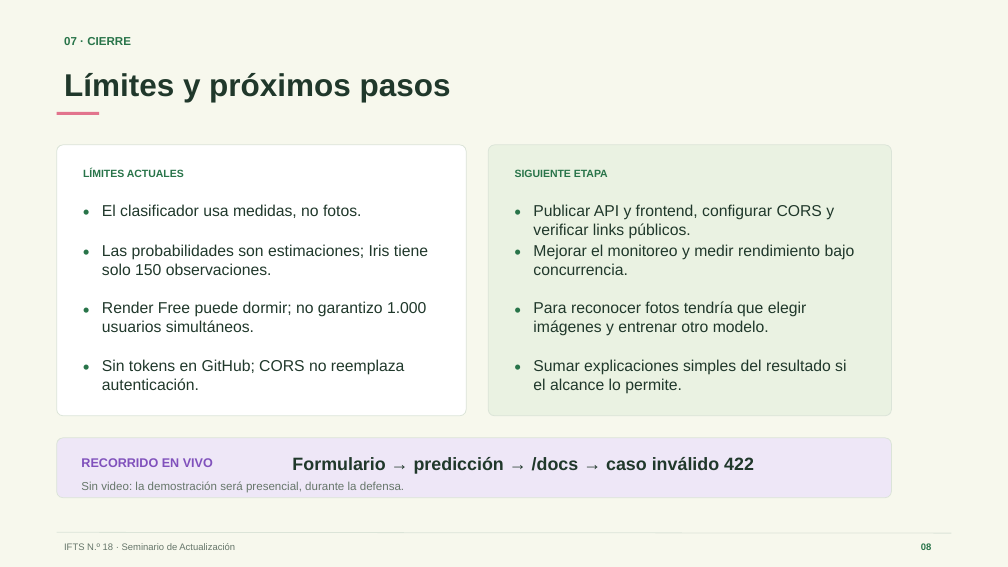
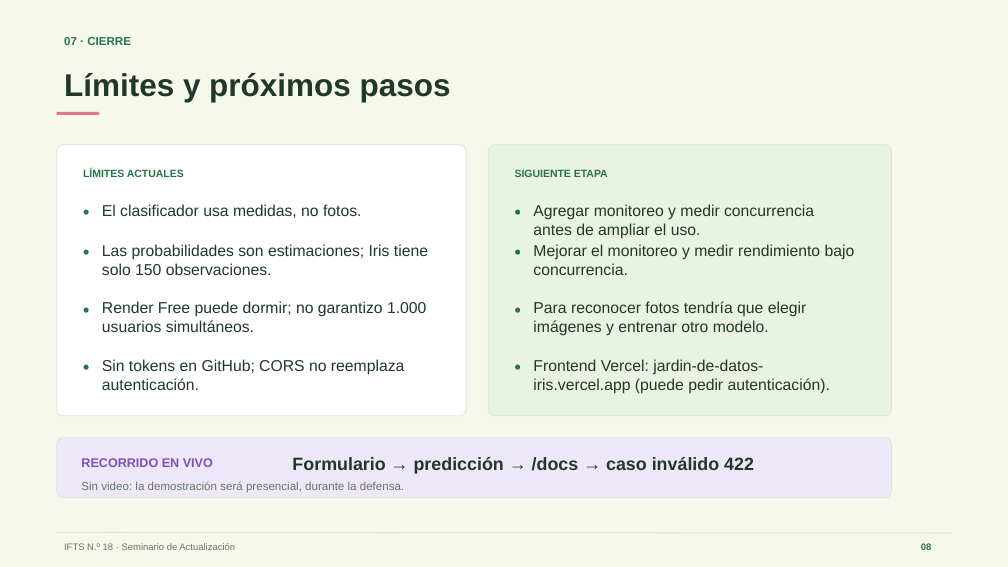
Before and after one commit to griseldablanco78-blip/Seminario2026, a slide deck: slide 8 of Clase 13/TP_Final/TPF_Blanco_Griselda.pptx. Drawn at 1008x567 pixels with LibreOffice and Linux fonts; fonts in the diff are those of the drawing. Boxes give left, top, right and bottom in pixels: in the first picture for what was removed or moved away, otherwise in the second. Text is boxed around its words. In the diff, an @@ line names an element or a change of style, - is before the commit and + after.

Commit message:
Clase 13: publicar API Iris y conectar frontend
Tarea: desplegar FastAPI en Render, configurar CORS y enlazar la web estática con el endpoint público.

Actualiza el README con las URLs verificadas y los casos 200/422 observados en Swagger. Revisa el informe y las diapositivas con el estado real de publicación. Solo modifica Clase 13/TP_Final; deja afuera los materiales de consigna de la profesora.

```diff
--- a/Clase 13/TP_Final/TPF_Blanco_Griselda.pptx
+++ b/Clase 13/TP_Final/TPF_Blanco_Griselda.pptx
@@ text at (533,204,814,239): text changed @@
-Publicar API y frontend, configurar CORS y verificar links públicos.
+Agregar monitoreo y medir concurrencia antes de ampliar el uso.
@@ text at (533,359,830,394): text changed @@
-Sumar explicaciones simples del resultado si el alcance lo permite.
+Frontend Vercel: jardin-de-datos-iris.vercel.app (puede pedir autenticación).
```
Also in this commit, not shown: 2 other slides changed, 3 other files.
